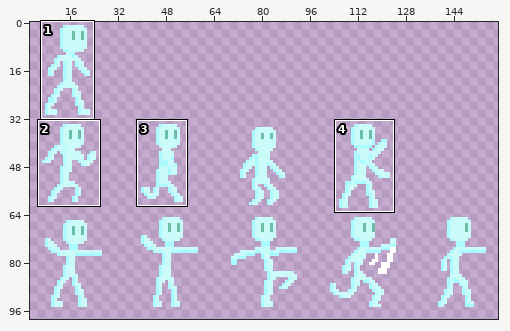
Sprite sheet: Assets/Assets/CharacterSheet.png. Above, an overview of the earlier version with the close-up marked.
Close-up. Before the edit:
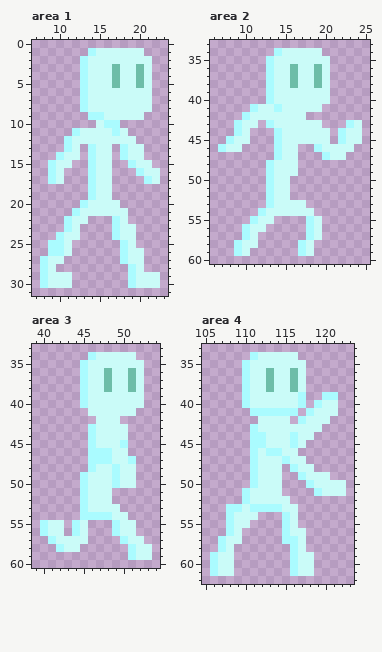
The file is 160x160 pixels. Shown: area 1: x 7..23, y 0..31; area 2: x 6..25, y 33..60; area 3: x 39..54, y 33..60; area 4: x 105..123, y 33..62. The wide view leaves out empty margins. The commit also changed other parts of the picture, which this record leaves out.
After the commit:
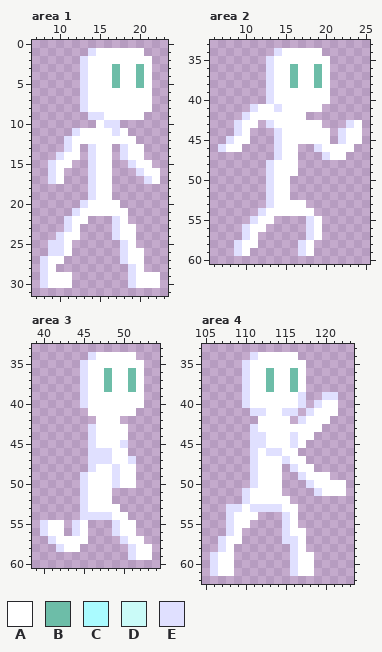
Palette (. is transparent): A #ffffff  B #6dbda8  C #aafbff  D #cafbf8  E #e0e0ff
From old to new:
Changed rows in their new state; - is an unchanged pixel.
Area 1:
first column x 8:
 1 ------EAAAAAA--
 2 -----EAAAAAAAA-
 3 -----EAAA-AA-A-
 4 -----EAAA-AA-A-
 5 -----EAAA-AA-A-
 6 -----EAAAAAAAA-
 7 -----EAAAAAAAA-
 8 -----EAAAAAAAA-
 9 ------EEAAAAA--
10 -------AEE-----
11 ----EAAAAEA----
12 ---EAAAAAAAA---
13 ---EA-EAA-EAA--
14 --EAA-EAA-EAA--
15 -EAA--EAA--EAA-
16 -EA---EAA---EAA
17 -EA---EAA----EA
18 ------EAA------
19 ------EAA------
20 -----EAAAA-----
21 ----EAAAAAA----
22 ---EAA---EA----
23 ---EA----EAA---
24 --EAA----EAA---
25 -EEA------EA---
26 -EEA------EAA--
27 EAA-------EAA--
28 EA---------EA--
29 EAAA-------EAAA
30 EAAA-------EAAA
Area 2:
first column x 7:
34 -------EAAAAA-----
35 ------EAAAAAAA----
36 ------EAA-AA-A----
37 ------EAA-AA-A----
38 ------EAA-AA-A----
39 ------EAAAAAAA----
40 ------EAAAAAAA----
41 ----EAAEAAAAA-----
42 ---EAAAAAAA-------
43 --EAA-EAAAAAA---EA
44 --EA---EAAAAAA-EAA
45 -EAA---EAAAAAA-EAA
46 EAA----EAA--EAAAA-
47 -------EAA---EAA--
48 ------EAAA--------
49 ------EAAA--------
50 ------EAA---------
51 ------EAA---------
52 ------EAA---------
53 ------EAAAA-------
54 -----EAAAAAA------
55 ----EAA----EA-----
56 ---EAA-----EA-----
57 ---EA------EA-----
58 --EAA-----EA------
59 --EA------EA------
Area 3:
first column x 40:
34 ------EAAAAA--
35 -----EAAAAAAA-
36 -----EAA-AA-A-
37 -----EAA-AA-A-
38 -----EAA-AA-A-
39 -----EAAAAAAA-
40 -----EAAAAAAA-
41 ------AAAAAA--
42 -------AAA----
43 ------EAAAA---
44 ------EAAAA---
45 ------EAAAE---
46 ------EEEAA---
47 ------EEEAAE--
48 ------EAAEAA--
49 -----EAAAEAA--
50 -----EAAAEAA--
51 -----EAAA-----
52 -----EAAA-----
53 -----EAAAA----
54 -----EEEEAA---
55 EAA-EA---EAA--
56 EAA-EA---EAA--
57 -EAAAA----EAA-
58 --EAA------EAA
59 -----------EAA
Area 4:
first column x 106:
34 -----EAAAAA------
35 ----EAAAAAAA-----
36 ----EAA-AA-A-----
37 ----EAA-AA-A-----
38 ----EAA-AA-A-----
39 ----EAAAAAAE--EE-
40 ----EAAAAAAE-EAA-
41 -----EEAAEE-EAAA-
42 ------AAAA-EAAA--
43 -----EAAAAAAAA---
44 -----EEAAAEAA----
45 -----EEAAAEA-----
46 -----EAEEAA------
47 -----EAAAEAA-----
48 -----EAAA-EAA----
49 -----EAAA--EAAA--
50 -----EAAA---EAAAA
51 ----EAAAA----EAAA
52 ----EAAAAA-------
53 --EEAEEEEAA------
54 --EAAA---EA------
55 --EAA----EA------
56 --EA-----EAA-----
57 -EAA-----EEA-----
58 -EA-------EA-----
59 EAA-------EAA----
60 EAA-------EAA----
61 EAA-------EAA----
